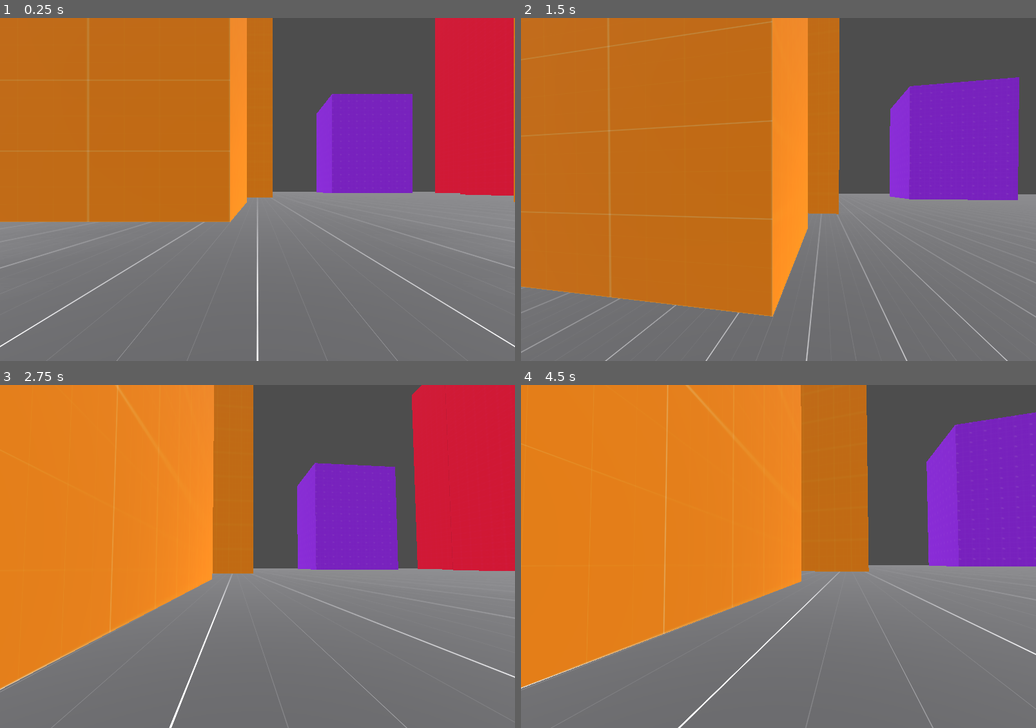
Above: before the commit, frames 1-4 (two rows, left to right).
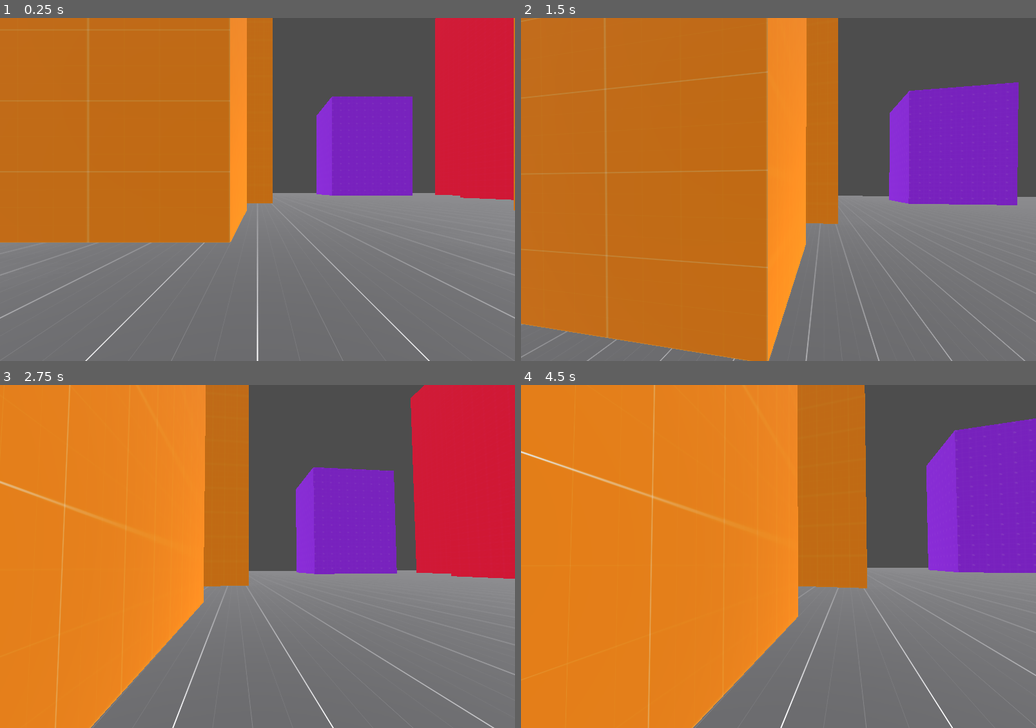
Above: after the commit, the same moments.

Repository: michlam/Plungerman
Game: Godot game, scene res://src/scenes/main.tscn
Same seed, same stepped clock (60 frames per second), same inputs: the game is played once before the commit and once after it.
Inputs (mouse positions are in pixels of both pictures, inside the frame that each line leads up to):
- Up to frame 1 (0.25 s): no input
- Up to frame 2 (1.5 s): move the mouse to (804, 189) at 0.52 s; hold W (move_forward) from 0.53 s (still down); right-click (804, 189) at 0.6 s; tap Space (jump) at 0.77 s; click (804, 189) at 0.8 s; move the mouse to (752, 189) at 1.27 s; click (752, 189) at 1.35 s
- Up to frame 3 (2.75 s): keep holding W (move_forward); tap Space (jump) at 1.52 s; right-click (231, 556) at 1.55 s; move the mouse to (267, 549) at 2.02 s; hold Shift (run) from 2.03 s (still down); click (267, 549) at 2.3 s
- Up to frame 4 (4.5 s): keep holding W (move_forward); move the mouse to (773, 563) at 2.77 s; release Shift (run) at 2.78 s; right-click (773, 563) at 2.85 s; tap Space (jump) at 3.02, 3.77 s; move the mouse to (814, 559) at 3.52 s; click (814, 559) at 3.6 s; move the mouse to (737, 553) at 4.27 s; right-click (737, 553) at 4.35 s

The runs differ from the first frame. In frame 1, 4.8% of the frame differs, in the area x 0-100%, y 0-100%; in frame 2, 10%; in frame 3, 11%; in frame 4, 14%.

Commit message:
Updates to pull impulse

Diff:
--- a/project.godot
+++ b/project.godot
@@ -61,6 +61,11 @@
 "events": [Object(InputEventMouseButton,"resource_local_to_scene":false,"resource_name":"","device":-1,"window_id":0,"a …(258 unchanged characters)…
 ]
 }
+pull={
+"deadzone": 0.5,
+"events": [Object(InputEventMouseButton,"resource_local_to_scene":false,"resource_name":"","device":-1,"window_id":0,"alt_pressed":false,"shift_pressed":false,"ctrl_pressed":false,"meta_pressed":false,"button_mask":1,"position":Vector2(253, 11),"global_position":Vector2(262, 57),"factor":1.0,"button_index":1,"canceled":false,"pressed":true,"double_click":false,"script":null)
+]
+}
 
 [layer_names]
 
--- a/src/scenes/plunger.tscn
+++ b/src/scenes/plunger.tscn
@@ -4,6 +4,7 @@
 [ext_resource type="PackedScene" uid="uid://cvu2w6hukotx5" path="res://assets/Plunger/plunger.gltf" id="1_tbn8r"]
 
 [node name="Plunger" type="RayCast3D"]
+transform = Transform3D(1, 0, 0, 0, 1, 0, 0, 0, 1, 0, 0, -0.0332212)
 top_level = true
 script = ExtResource("1_eft37")
 
--- a/src/scenes/world.tscn
+++ b/src/scenes/world.tscn
@@ -12,10 +12,10 @@
 
 [sub_resource type="BoxMesh" id="BoxMesh_elbq3"]
 material = SubResource("StandardMaterial3D_jx2xr")
-size = Vector3(200, 2, 200)
-
-[sub_resource type="ConcavePolygonShape3D" id="ConcavePolygonShape3D_y5mqw"]
-data = PackedVector3Array(50000, 0, 50000, -50000, 0, 50000, 50000, 0, -50000, -50000, 0, 50000, -50000, 0, -50000, 50000, 0, -50000)
+size = Vector3(200, 40, 200)
+
+[sub_resource type="ConcavePolygonShape3D" id="ConcavePolygonShape3D_lebcx"]
+data = PackedVector3Array(-100, 20, 100, 100, 20, 100, -100, -20, 100, 100, 20, 100, 100, -20, 100, -100, -20, 100, 100, 20, -100, -100, 20, -100, 100, -20, -100, -100, 20, -100, -100, -20, -100, 100, -20, -100, 100, 20, 100, 100, 20, -100, 100, -20, 100, 100, 20, -100, 100, -20, -100, 100, -20, 100, -100, 20, -100, -100, 20, 100, -100, -20, -100, -100, 20, 100, -100, -20, 100, -100, -20, -100, 100, 20, 100, -100, 20, 100, 100, 20, -100, -100, 20, 100, -100, 20, -100, 100, 20, -100, -100, -20, 100, 100, -20, 100, -100, -20, -100, 100, -20, 100, 100, -20, -100, -100, -20, -100)
 
 [sub_resource type="StandardMaterial3D" id="StandardMaterial3D_q5xa2"]
 albedo_texture = ExtResource("3_lx7ly")
@@ -70,13 +70,13 @@
 collision_mask = 1
 
 [node name="Floor" type="MeshInstance3D" parent="."]
-transform = Transform3D(1, 0, 0, 0, 1, 0, 0, 0, 1, 0, -1, 0)
+transform = Transform3D(1, 0, 0, 0, 1, 0, 0, 0, 1, 0, -20, 0)
 mesh = SubResource("BoxMesh_elbq3")
 
 [node name="StaticBody3D" type="StaticBody3D" parent="Floor"]
 
 [node name="CollisionShape3D" type="CollisionShape3D" parent="Floor/StaticBody3D"]
-shape = SubResource("ConcavePolygonShape3D_y5mqw")
+shape = SubResource("ConcavePolygonShape3D_lebcx")
 
 [node name="RedBuildings" type="Node3D" parent="."]
 
--- a/src/scripts/player.gd
+++ b/src/scripts/player.gd
@@ -3,6 +3,8 @@
 @export var walk_speed = 2
 @export var run_speed = 5
 @export var jump_impulse = 10
+@export var pull_impulse = 50
+@export var max_air_speed = 30
 @export var gravity = 20
 @export var mouse_sensitivity = 0.002
 @onready var camera = $Camera3D
@@ -24,16 +26,28 @@
 
 func _physics_process(delta):
 	handle_movement(delta)
+	handle_pull_input()
+
+
+func handle_pull_input():
+	if Input.is_action_just_pressed("pull"):
+		if plunger && plunger.attached:
+			var impulse_direction = plunger.position - position
+			velocity += (impulse_direction.normalized() * pull_impulse)
+
+
 
 
 func handle_plunger_input():
 	if Input.is_action_just_pressed("shoot"):
 		plunger = PLUNGER_SCENE.instantiate()
 		add_child(plunger)
+		plunger.speed = plunger.speed + velocity.length()
 		plunger.global_transform = global_transform
 
 	if Input.is_action_just_released("shoot"):
 		plunger.queue_free()
+		plunger = null
 
 
 # Handles WASD and jump inputs
@@ -42,23 +56,26 @@
 	if Input.is_action_pressed("run"):
 		speed = run_speed
 
-	direction = Vector3.ZERO
-	if Input.is_action_pressed("move_left"):
-		direction -= transform.basis.x
-	if Input.is_action_pressed("move_right"):
-		direction += transform.basis.x
-	if Input.is_action_pressed("move_forward"):
-		direction -= transform.basis.z
-	if Input.is_action_pressed("move_backward"):
-		direction += transform.basis.z
+	if is_on_floor():
+		direction = Vector3.ZERO
+		if Input.is_action_pressed("move_left"):
+			direction -= transform.basis.x
+		if Input.is_action_pressed("move_right"):
+			direction += transform.basis.x
+		if Input.is_action_pressed("move_forward"):
+			direction -= transform.basis.z
+		if Input.is_action_pressed("move_backward"):
+			direction += transform.basis.z
 
-	direction = direction.normalized()
+		direction = direction.normalized()
 
-	velocity.x = direction.x * speed
-	velocity.z = direction.z * speed
+		velocity.x = direction.x * speed
+		velocity.z = direction.z * speed
 
 	if !is_on_floor():
 		velocity.y -= gravity * delta
+
+
 	else:
 		if Input.is_action_just_pressed("jump"):
 			velocity.y = jump_impulse
--- a/src/scripts/plunger.gd
+++ b/src/scripts/plunger.gd
@@ -1,6 +1,7 @@
 extends RayCast3D
 
 @export var speed = 50.0
+var attached = false
 
 
 func _physics_process(delta: float) -> void:
@@ -12,3 +13,4 @@
 	if is_colliding():
 		global_position = get_collision_point()
 		set_physics_process(false)
+		attached = true;
